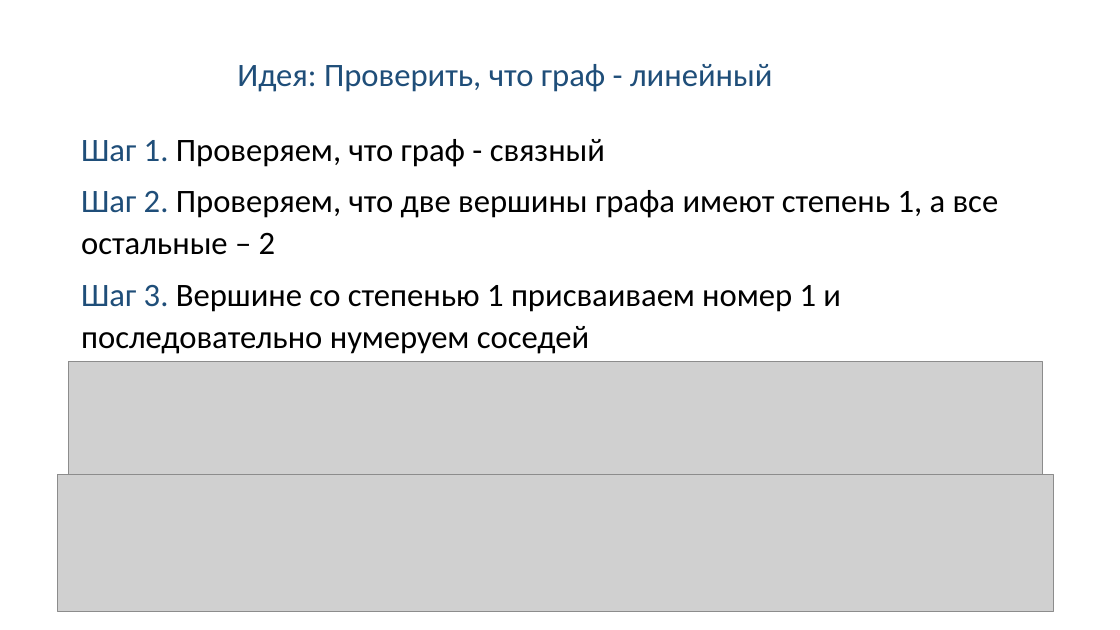
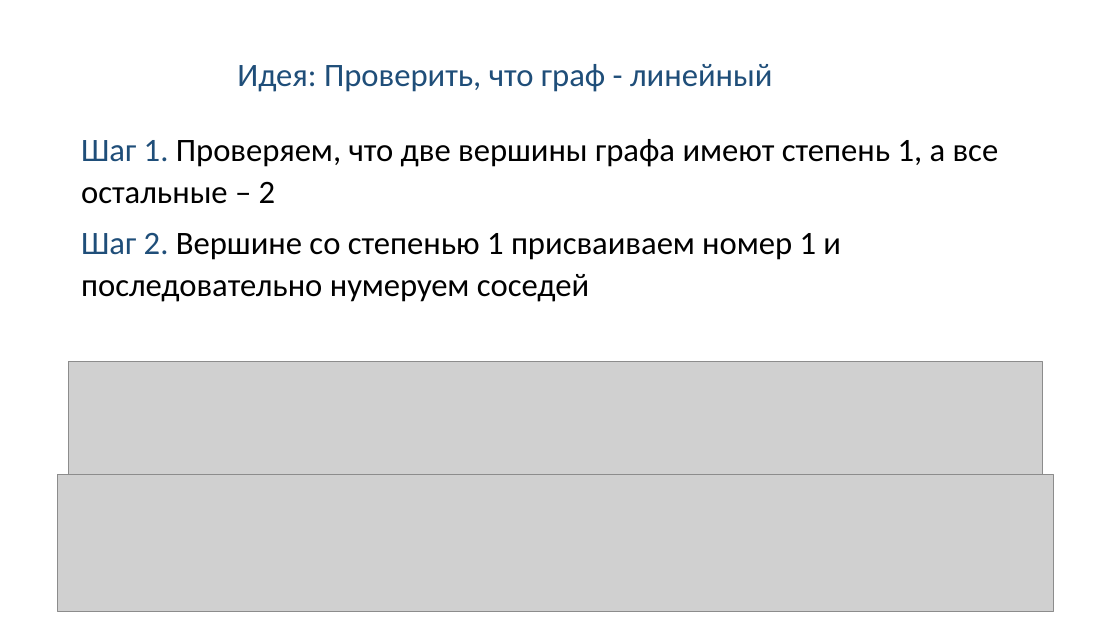
Before and after one commit to Linserous/NumericalGridGeneration, a slide deck: slide 18 of docs/Презентация v0.8.1.pptx. Drawn at 1120x630 pixels with LibreOffice and Linux fonts; fonts in the diff are those of the drawing; grey boxes stand for pictures. Boxes give left, top, right and bottom in pixels: in the first picture for what was removed or moved away, otherwise in the second. Text is boxed around its words. In the diff, an @@ line names an element or a change of style, - is before the commit and + after.

```diff
--- a/docs/Презентация v0.8.1.pptx
+++ b/docs/Презентация v0.8.1.pptx
@@ text at (81, 139, 999, 302): text changed @@
-Шаг 1. Проверяем, что граф - связный
-Шаг 2. Проверяем, что две вершины графа имеют степень 1, а все остальные – 2
-Шаг 3. Вершине со степенью 1 присваиваем номер 1 и последовательно нумеруем соседей
+Шаг 1. Проверяем, что две вершины графа имеют степень 1, а все остальные – 2
+Шаг 2. Вершине со степенью 1 присваиваем номер 1 и последовательно нумеруем соседей
```
Also in this commit, not shown: 4 other slides changed.
